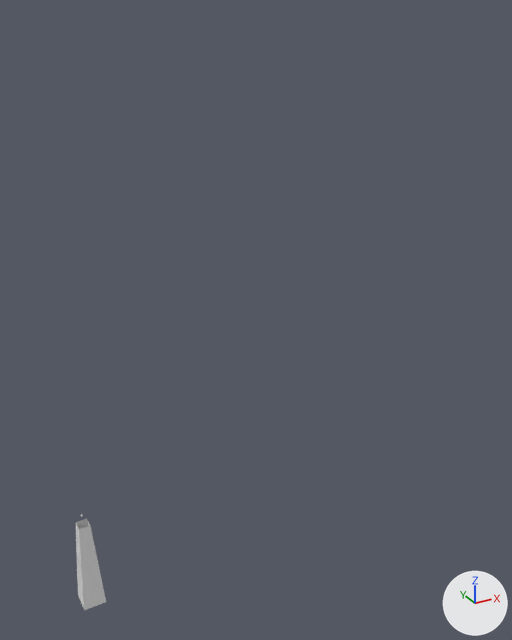
Two versions of the FBX model BuildersDefendersFinal/Assets/Blender/Obelisco/Obelisco.fbx, one commit apart.
The view is the same before and after, from a 50 mm lens placed at (-20.9, -99.3, 98.4), pointed at (27.2, -11.7, 54.7). The axes (+X, +Y, +Z) are drawn at lower right. The lights are the same throughout. Where no turn or scale is listed for an object, it has been applied to the vertices. Vertices at the same position are counted once.

In view in the first picture: 'Obelisco', 'RUNAS'.
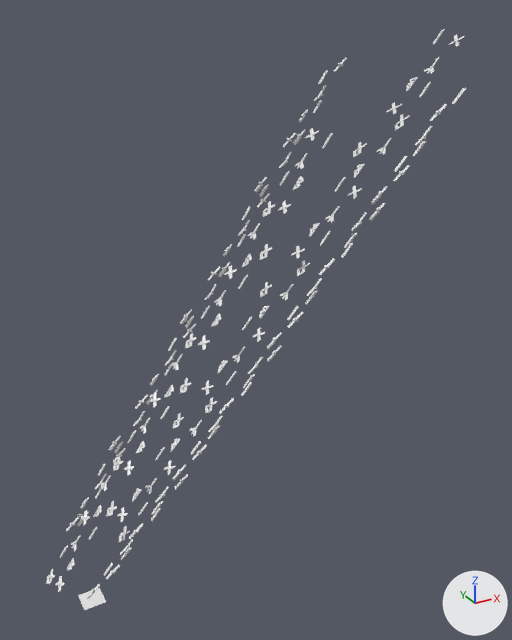
Boxes [x1, y1, x2, y2] around the edits, measured in the pictures (512 x 640 px):
```json
{"object": "RUNAS", "change": "reshaped, moved, turned, rescaled", "before": [85, 531, 97, 605], "after": [46, 29, 465, 599]}
{"object": "Obelisco", "change": "reshaped", "before": [76, 519, 106, 610], "after": [78, 587, 106, 610]}
{"part": 2, "of": "me_cube_019", "change": "added", "after": [129, 523, 143, 539]}
{"part": 3, "of": "me_cube_019", "change": "added", "after": [46, 29, 465, 592]}
```

The change, as JSON lines over the scene's bpy script:
```json
{"block": "me_cube_002", "where": "me_cube_002.from_pydata(...)  # 8 vertices, 4 faces; spans x -2.0..2.0, y -2.0..2.0, z -8.4..8.4"}
{"block": "me_cube_002", "where": "# used by ob_obelisco; location = (0.0, 0.0, 9.6)"}
{"block": "me_cube_002", "where": "# verts and faces of me_cube_002; kept vertices keep their numbers, new ones are numbered from 8"}
{"block": "me_cube_002", "where": "# before: 0 (-2.0, -2.0, -8.4) at pixel (84, 610), 1 (-1.0, -1.0, 8.4) at pixel (78, 529), 2 (-2.0, 2.0, -8.4) at pixel (77, 595), 3 (-1.0, 1.0, 8.4) at pixel (75, 522), 4 (2.0, -2.0, -8.4) at pixel (106, 602)"}
{"block": "me_cube_002", "where": "# before: 5 (1.0, -1.0, 8.4) at pixel (90, 525), 6 (2.0, 2.0, -8.4), 7 (1.0, 1.0, 8.4) at pixel (86, 518)"}
{"block": "me_cube_002", "change": "me_cube_002 part 1"}
{"op": "add", "block": "me_cube_002", "code": "delete_vertices([1, 3, 5, 7])  # with the faces that use them"}
{"op": "add", "block": "me_cube_002", "code": "verts[8] = (0.0, 0.0, 9.6)"}
{"op": "add", "block": "me_cube_002", "code": "faces += [(0, 2, 6, 4)]"}
{"block": "me_cube_019", "where": "# used by ob_runas; location = (-0.2, -1.0, 17.3); rotation_euler = (-0.0764, -0.689, 0.0486), in degrees (-4.4, -39, 2.8); scale = (-0.022, -0.0272, -0.0927)"}
{"op": "remove", "block": "me_cube_019", "code": "me_cube_019.from_pydata(...)  # 976 vertices, 732 faces; spans x -17.0..462.0, y -1.0..1.0, z -3.0..135.0"}
{"op": "add", "block": "me_cube_019", "code": "me_cube_019.from_pydata(...)  # 3904 vertices, 2928 faces; spans x -56.0..517.0, y -146.0..1.0, z -9.0..146.0"}
{"block": "me_cube_019", "change": "me_cube_019 part 2: the loose piece of 8 vertices spanning x 30.0..38.0, y -1.0..1.0, z 12.0..13.0 is copied, and the copy is scaled about its middle by (1.87, -1.24, -0.739), then moved by (10.0, -86.0, 8.0); it spans x 36.0..52.0, y -88.0..-84.0, z 21.0"}
{"block": "me_cube_019", "change": "me_cube_019 part 3: 2688 vertices added at x -56.0..517.0, y -146.0..-26.0, z -9.0..146.0"}
{"op": "set", "path": "ob_runas.location", "old": "(-0.2, -1.0, 17.3)", "new": "(-0.2, -1.0, 19.9)"}
{"op": "set", "path": "ob_runas.rotation_euler", "old": "(-0.0764, -0.689, 0.0486)", "new": "(0.067, -0.702, 0.0)", "note": "degrees (-4.4, -39, 2.8) -> degrees (3.8, -40, 0)"}
{"op": "set", "path": "ob_runas.scale", "old": "(-0.022, -0.0272, -0.0927)", "new": "(0.18, 0.18, 0.18)"}
```
